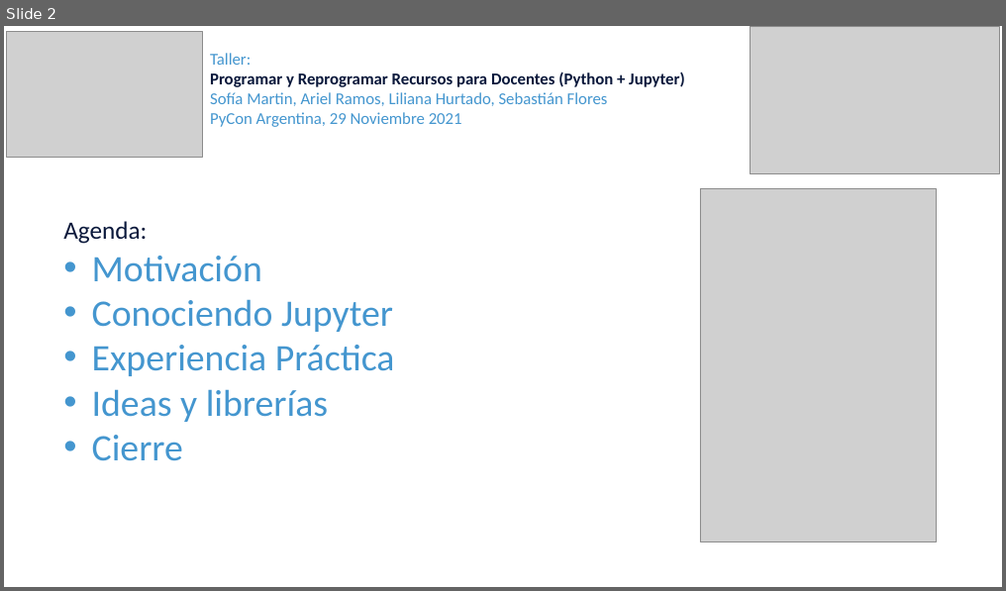
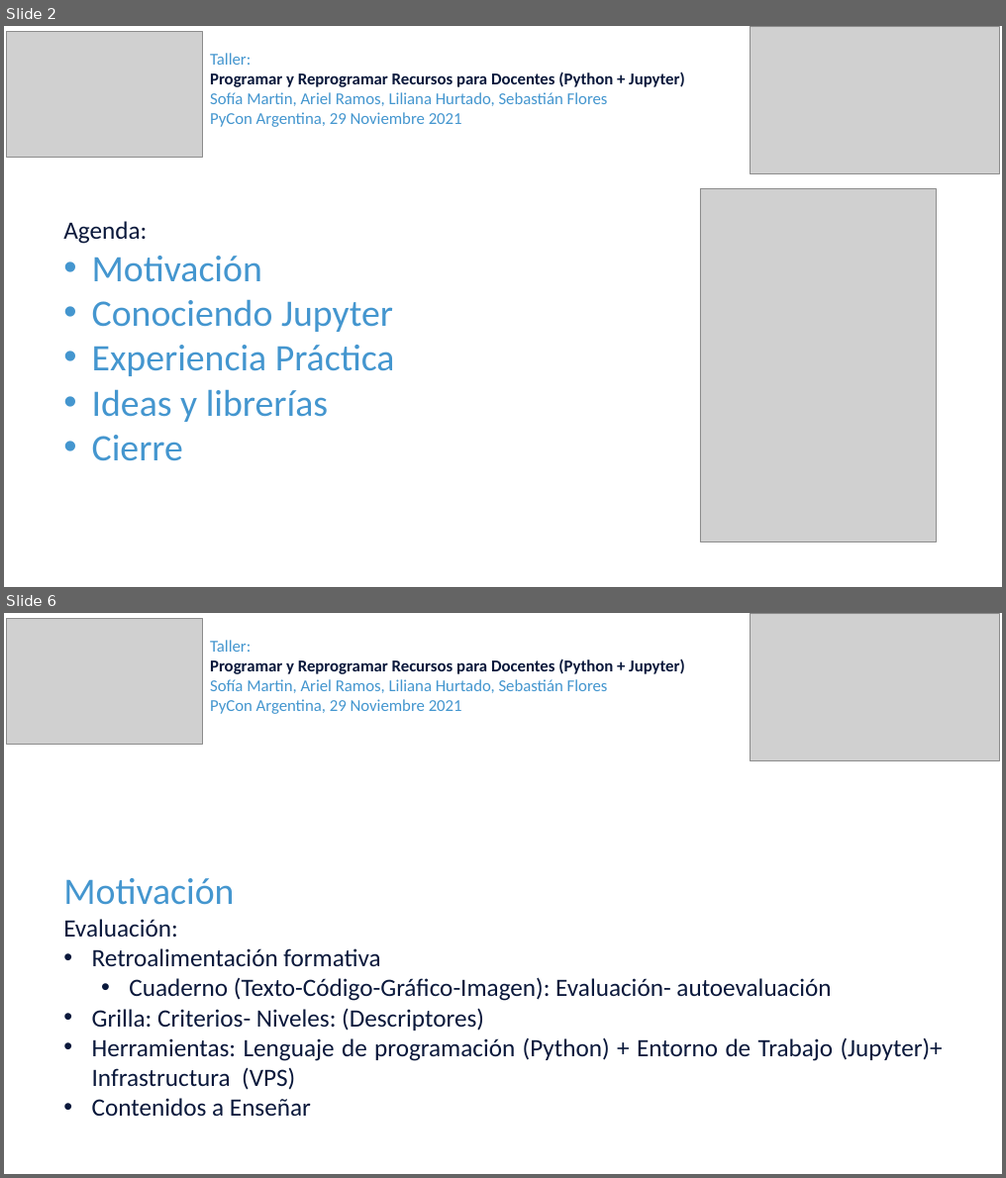
Before and after one commit to sebastiandres/pycon_ar, a slide deck: Parte1-Liliana-Motivacion.pptx. Shown one above the other, each under a label of ours: slide 2 before the commit, slides 2 and 6 after it; the slides between them are not shown. The pictures are 1006x591 and 1006x1178 pixels, drawn with LibreOffice and Linux fonts; fonts in the diff are those of the drawing; grey boxes stand for pictures. Boxes give left, top, right and bottom in pixels: in the first picture for what was removed or moved away, otherwise in the second. Text is boxed around its words. In the diff, an @@ line names an element or a change of style, - is before the commit and + after.

```diff
--- a/Parte1-Liliana-Motivacion.pptx
+++ b/Parte1-Liliana-Motivacion.pptx
@@ slide 6 added at bbox=[4, 613, 1002, 1174], background #FFFFFF @@
@@ picture added at bbox=[7, 618, 203, 744] @@
@@ text added at bbox=[210, 640, 685, 714], 16 pt, text #4496CF @@
+Taller:
+Programar y Reprogramar Recursos para Docentes (Python + Jupyter)
+Sofía Martin, Ariel Ramos, Liliana Hurtado, Sebastián Flores
+PyCon Argentina, 29 Noviembre 2021
@@ picture added at bbox=[749, 613, 999, 761] @@
@@ text added at bbox=[63, 878, 943, 1116], 24 pt, text #0A183B @@
+Motivación
+Evaluación:
+• Retroalimentación formativa
+  • Cuaderno (Texto-Código-Gráfico-Imagen): Evaluación- autoevaluación
+• Grilla: Criterios- Niveles: (Descriptores)
+• Herramientas: Lenguaje de programación (Python) + Entorno de Trabajo (Jupyter)+ Infrastructura (VPS)
+• Contenidos a Enseñar
```
Also in this commit, not shown: 3 slides changed, 3 other slides added, 1 other file.
